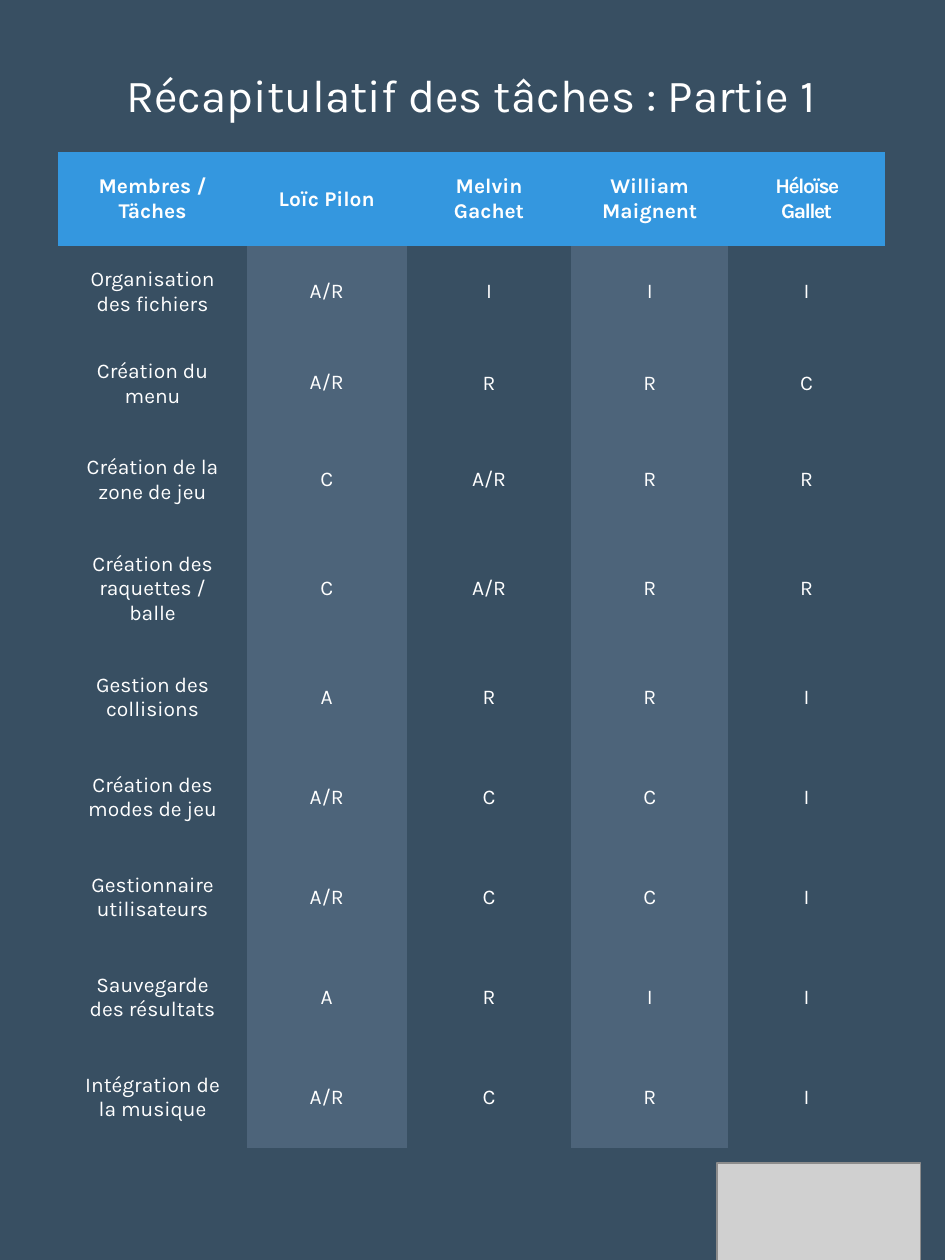
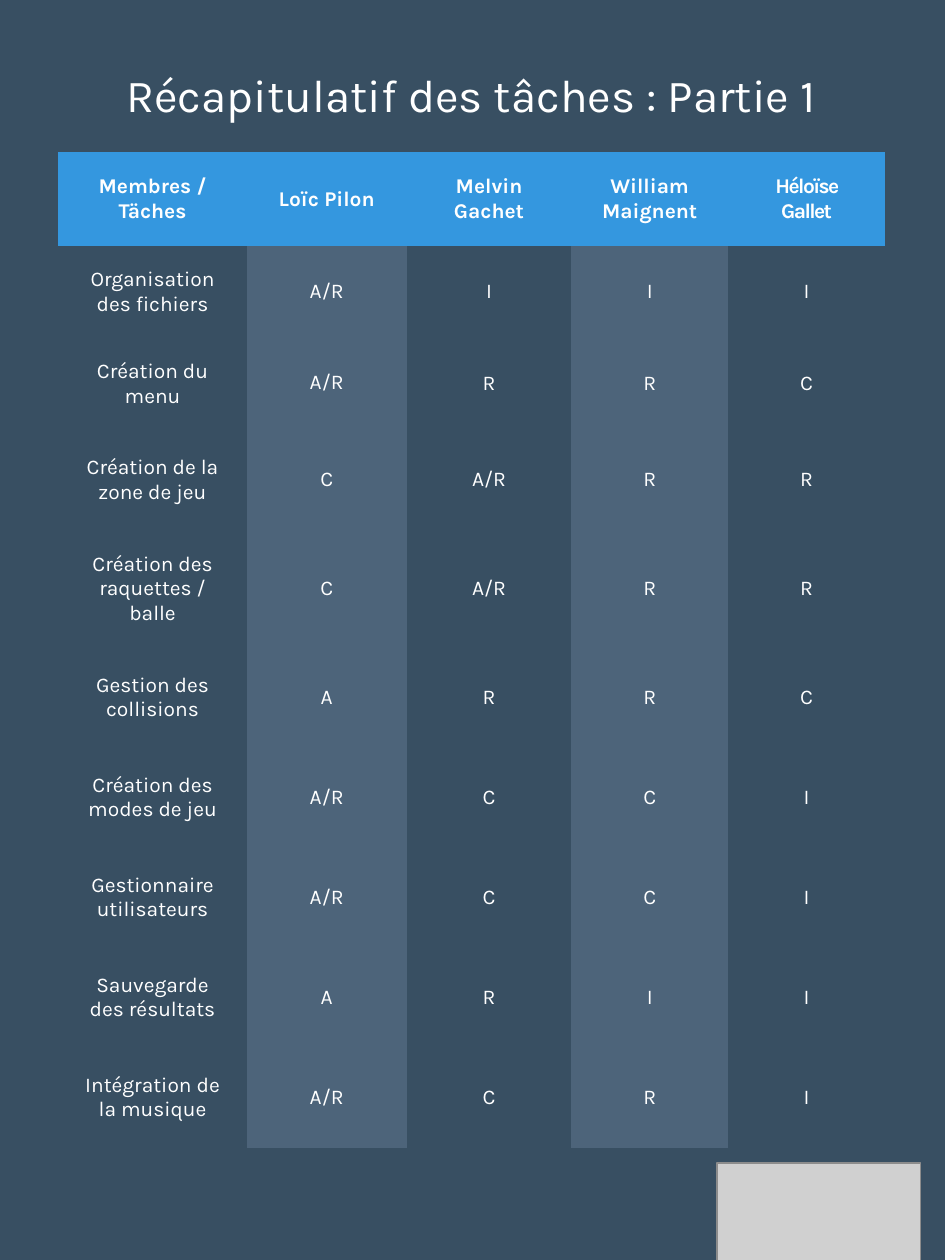
Before and after one commit to Loicpln/Projet_Algo_N2, a slide deck: slide 17 of Elements de presentation/Soutenance finale.pptx. Drawn at 945x1260 pixels with LibreOffice and Linux fonts; fonts in the diff are those of the drawing; grey boxes stand for pictures. Boxes give left, top, right and bottom in pixels: in the first picture for what was removed or moved away, otherwise in the second. Text is boxed around its words. In the diff, an @@ line names an element or a change of style, - is before the commit and + after.

```diff
--- a/Elements de presentation/Soutenance finale.pptx
+++ b/Elements de presentation/Soutenance finale.pptx
@@ table at [58,152,885,1130] @@
-row 6, column 5: I
+row 6, column 5: C
```
Also in this commit, not shown: 9 other slides changed, 1 other file.
